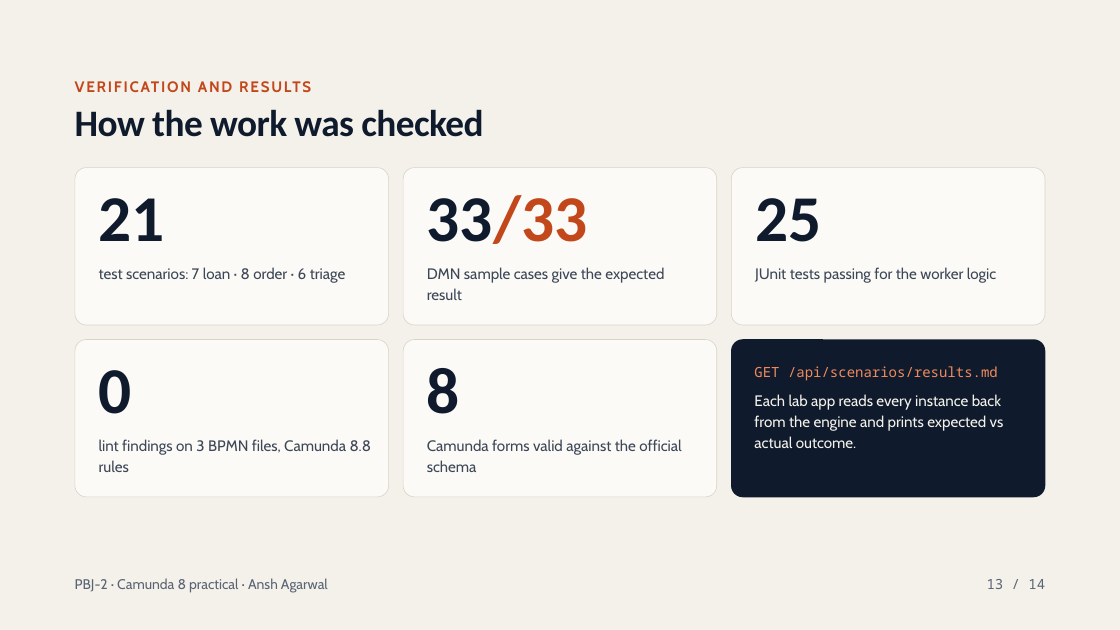
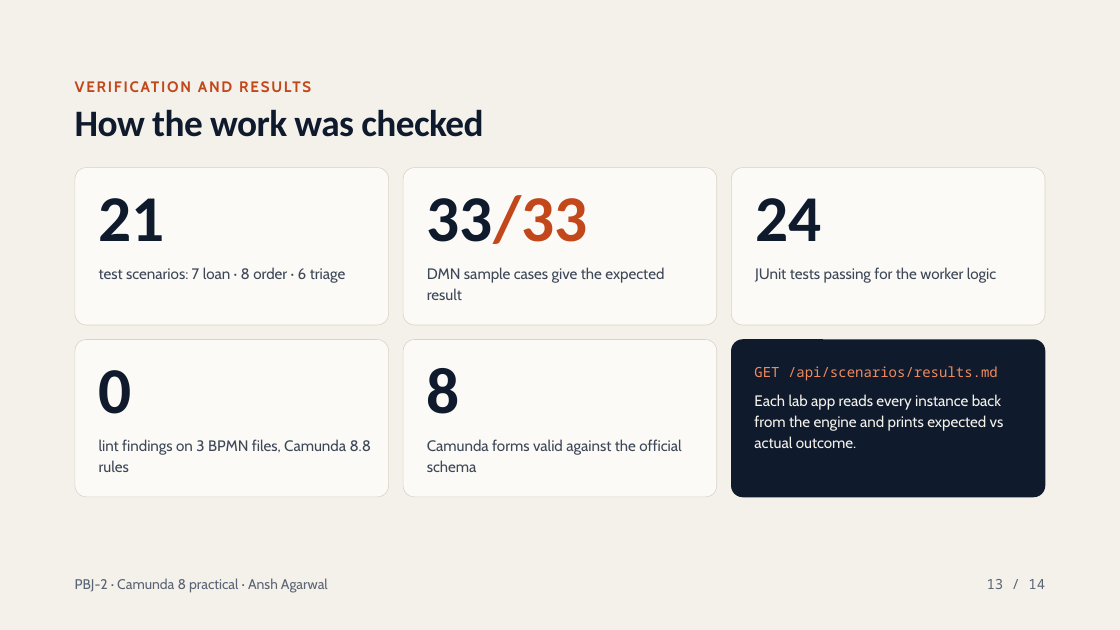
Before and after one commit to anshagarwxl/workflow-automation-engineering, a slide deck: slide 13 of camunda8-practical-labs/presentation/PBJ-2-Camunda-8-Labs.pptx. Drawn at 1120x630 pixels with LibreOffice and Linux fonts; fonts in the diff are those of the drawing. Boxes give left, top, right and bottom in pixels: in the first picture for what was removed or moved away, otherwise in the second. Text is boxed around its words. In the diff, an @@ line names an element or a change of style, - is before the commit and + after.

```diff
--- a/camunda8-practical-labs/presentation/PBJ-2-Camunda-8-Labs.pptx
+++ b/camunda8-practical-labs/presentation/PBJ-2-Camunda-8-Labs.pptx
@@ text at [755, 198, 821, 241]: text changed @@
-25
+24
```
Also in this commit, not shown: 1 other slide changed.
